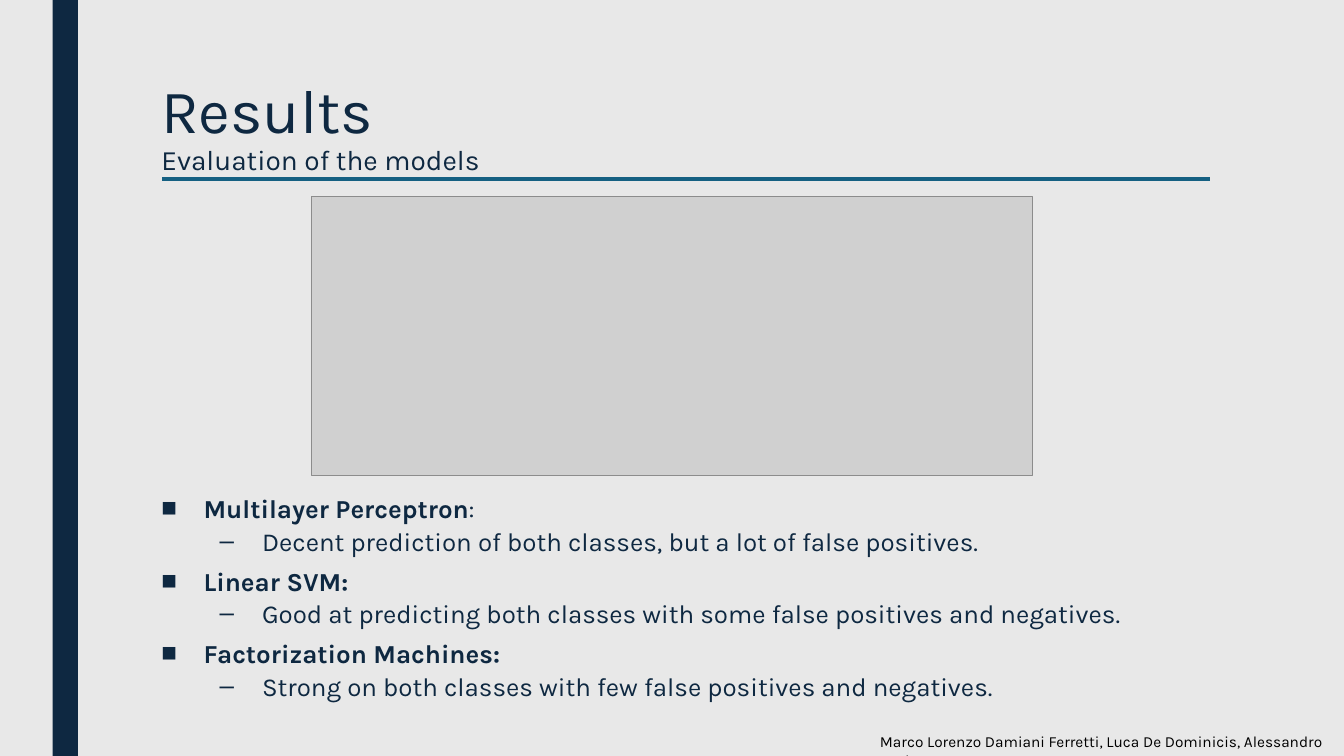
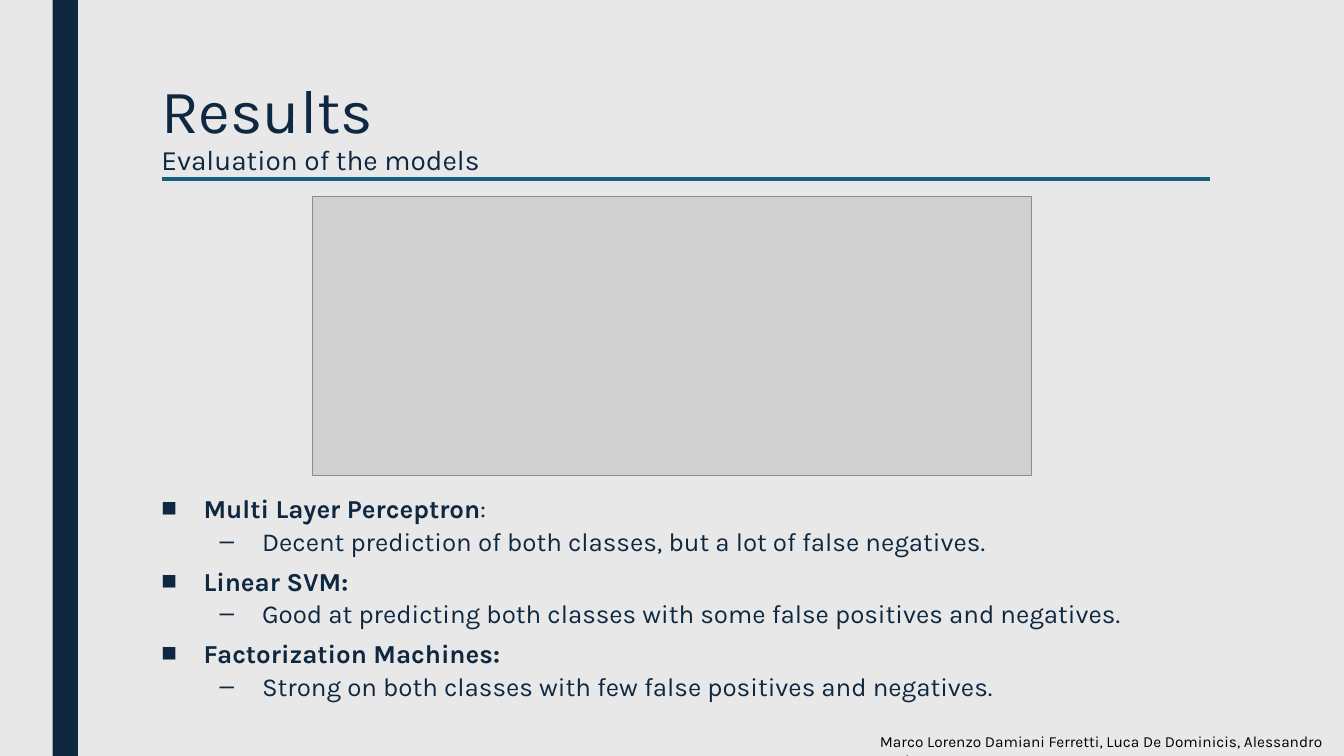
Before and after one commit to luca-de-dominicis/Big_Data_Analytics, a slide deck: slide 16 of BDA-Presentation.pptx. Drawn at 1344x756 pixels with LibreOffice and Linux fonts; fonts in the diff are those of the drawing; grey boxes stand for pictures. Boxes give left, top, right and bottom in pixels: in the first picture for what was removed or moved away, otherwise in the second. Text is boxed around its words. In the diff, an @@ line names an element or a change of style, - is before the commit and + after.

```diff
--- a/BDA-Presentation.pptx
+++ b/BDA-Presentation.pptx
@@ text at (204,499,985,557): text changed @@
-■ Multilayer Perceptron:
-  – Decent prediction of both classes, but a lot of false positives.
+■ Multi Layer Perceptron:
+  – Decent prediction of both classes, but a lot of false negatives.
```
Also in this commit, not shown: 9 other slides changed.
